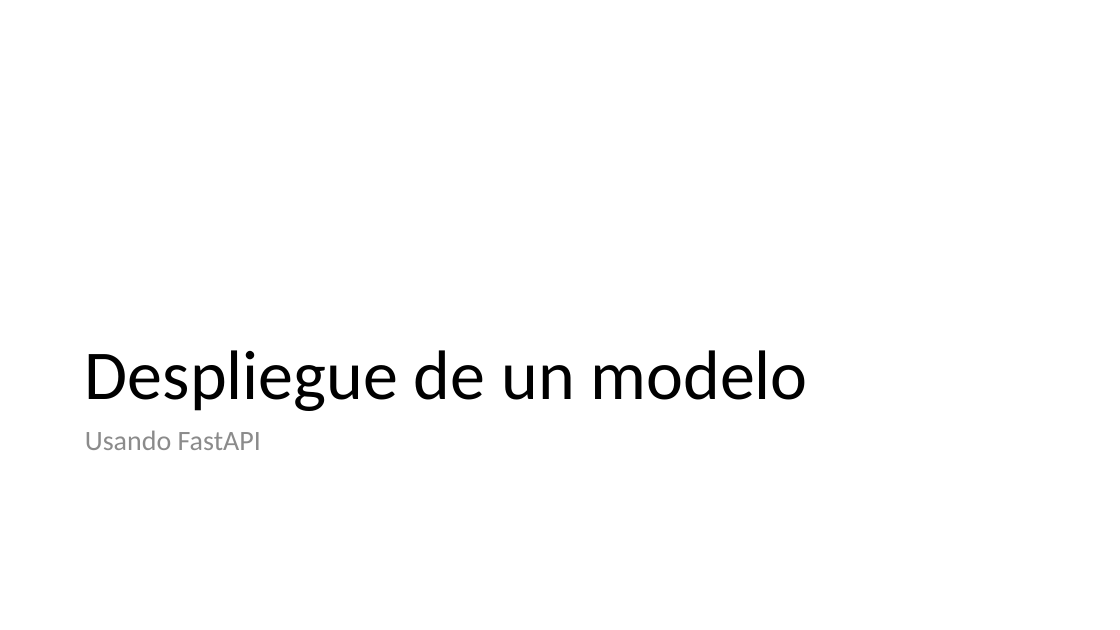
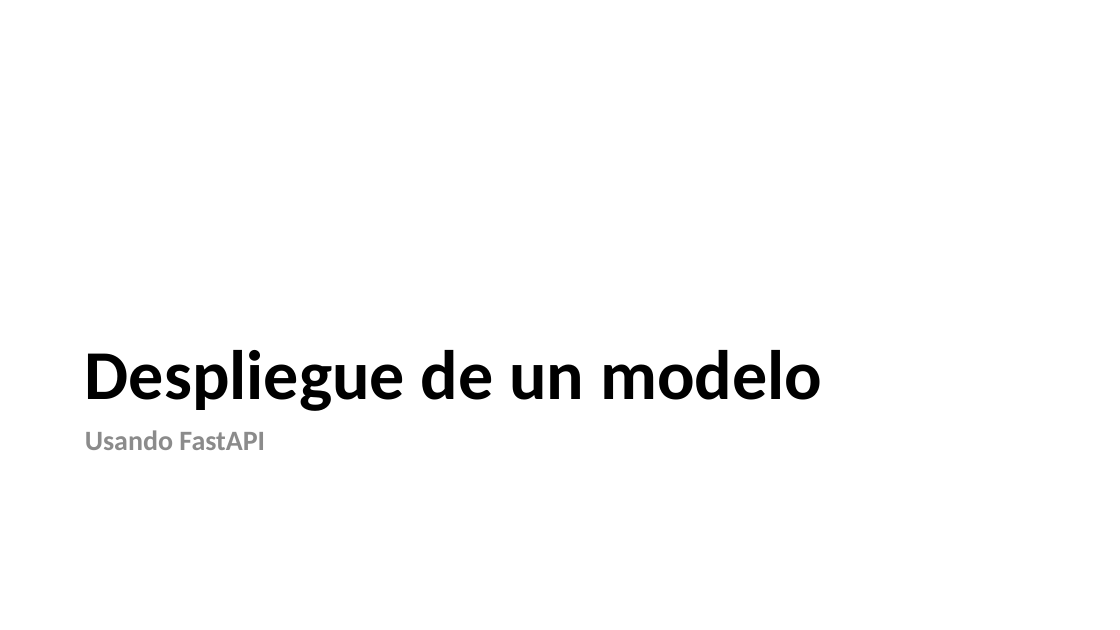
Before and after one commit to 26-jorge-01/ML-Basics, a slide deck: slide 9 of 3. Optimizacion_y_despliegue/4. Optimización y despliegue.pptx. Drawn at 1120x630 pixels with LibreOffice and Linux fonts; fonts in the diff are those of the drawing. Boxes give left, top, right and bottom in pixels: in the first picture for what was removed or moved away, otherwise in the second. Text is boxed around its words. In the diff, an @@ line names an element or a change of style, - is before the commit and + after.

```diff
--- a/3. Optimizacion_y_despliegue/4. Optimización y despliegue.pptx
+++ b/3. Optimizacion_y_despliegue/4. Optimización y despliegue.pptx
@@ title "Despliegue de un modelo" at (x1=85, y1=350, x2=822, y2=411): bold on @@
@@ text "Usando FastAPI" at (x1=85, y1=430, x2=265, y2=450): bold on @@
```
Also in this commit, not shown: 10 other slides changed, 2 other files.
